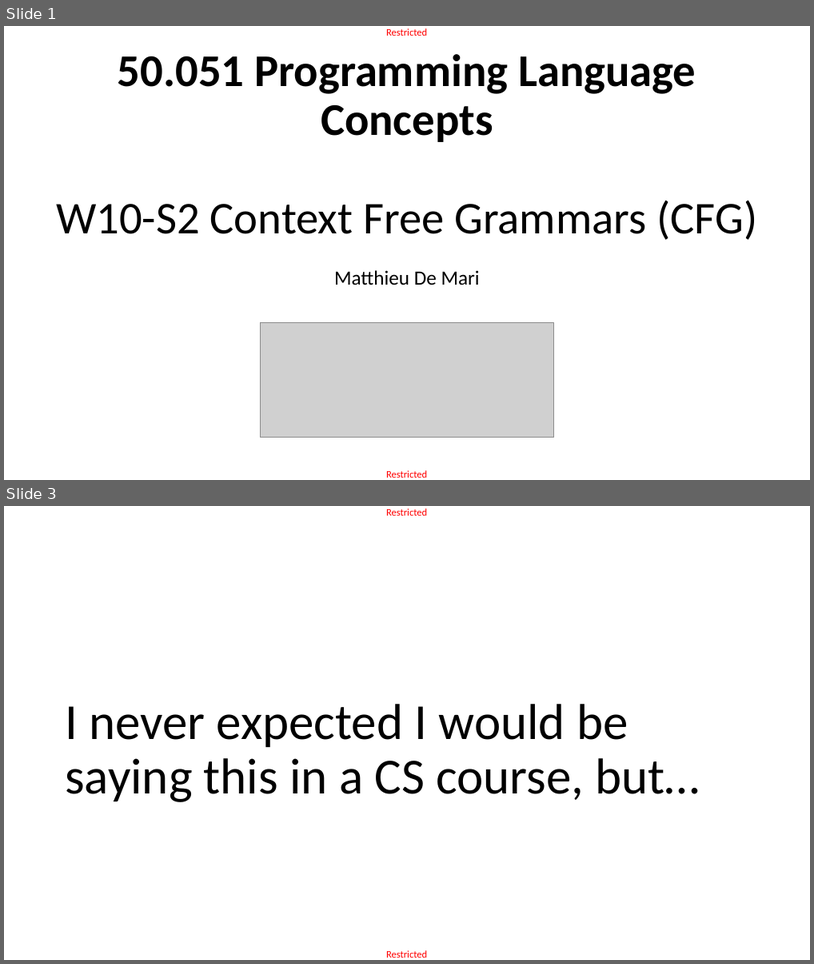
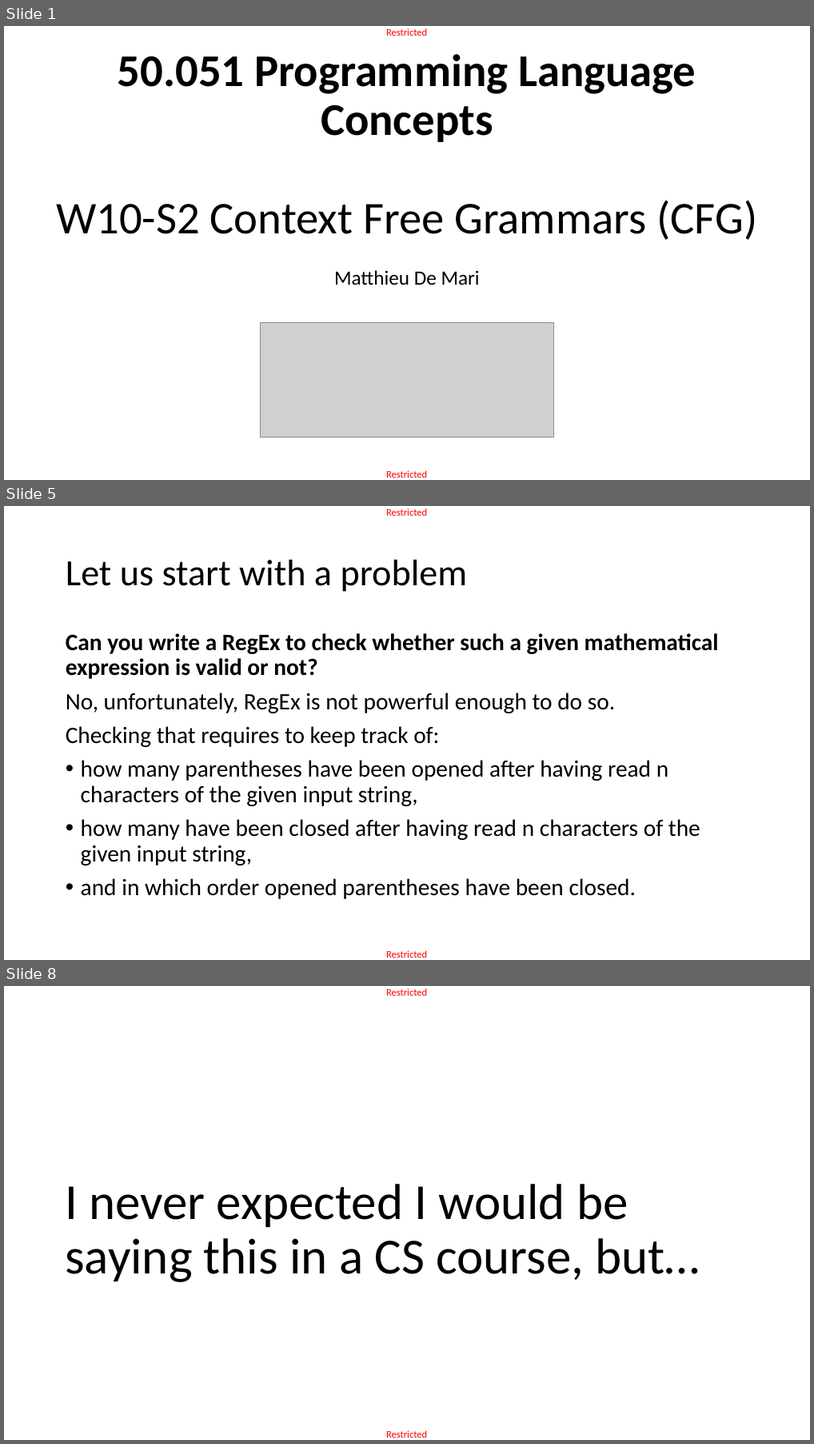
Before and after one commit to matthieudemari/SUTD_PLC_50_051, a slide deck: W10/W10S2/W10S2.pptx. Shown one above the other, each under a label of ours: slides 1 and 3 before the commit, slides 1, 5 and 8 after it; the slides between them are not shown. The pictures are 814x964 and 814x1444 pixels, drawn with LibreOffice and Linux fonts; fonts in the diff are those of the drawing; grey boxes stand for pictures. Boxes give left, top, right and bottom in pixels: in the first picture for what was removed or moved away, otherwise in the second. Text is boxed around its words. In the diff, an @@ line names an element or a change of style, - is before the commit and + after.

```diff
--- a/W10/W10S2/W10S2.pptx
+++ b/W10/W10S2/W10S2.pptx
@@ slide 5 added at (x1=4, y1=506, x2=810, y2=960), background #FFFFFF; not listed: 2 template elements that a slide beside it also shows @@
@@ title added at (x1=66, y1=560, x2=468, y2=592), 44 pt, text #000000 @@
+Let us start with a problem
@@ text added at (x1=66, y1=633, x2=719, y2=899), 28 pt, text #000000 @@
+Can you write a RegEx to check whether such a given mathematical expression is valid or not?
+No, unfortunately, RegEx is not powerful enough to do so.
+Checking that requires to keep track of:
+• how many parentheses have been opened after having read n characters of the given input string,
+• how many have been closed after having read n characters of the given input string,
+• and in which order opened parentheses have been closed.
@@ what was slide 3 is now slide 8 @@
```
Also in this commit, not shown: 35 other slides added, 2 slides removed.
